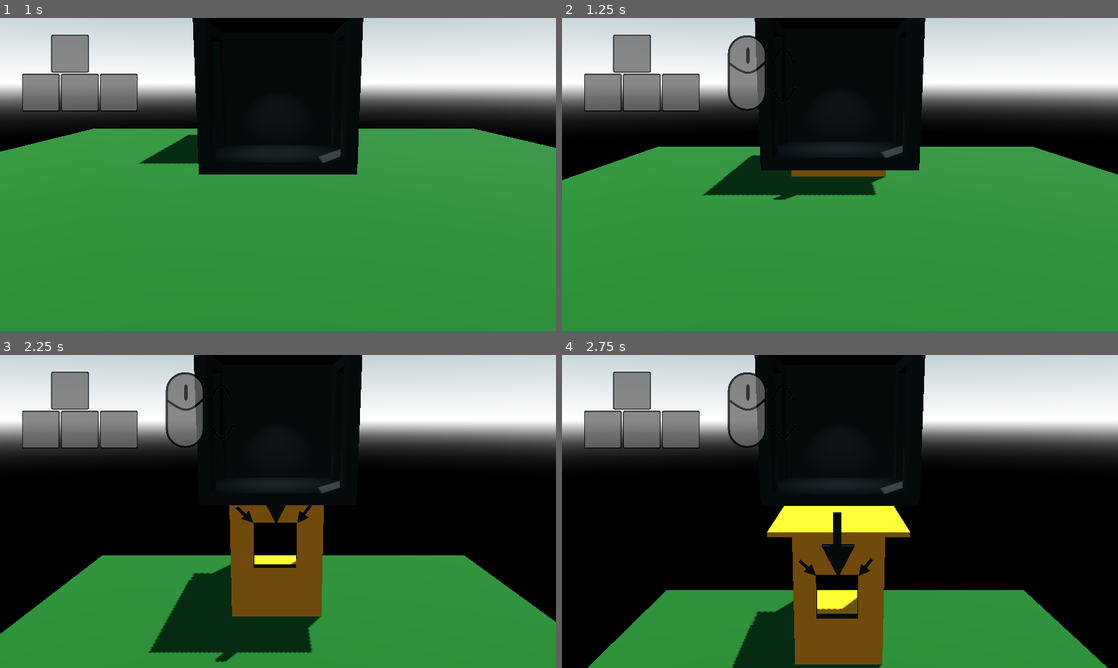
Above: before the commit, frames 1-4 (two rows, left to right).
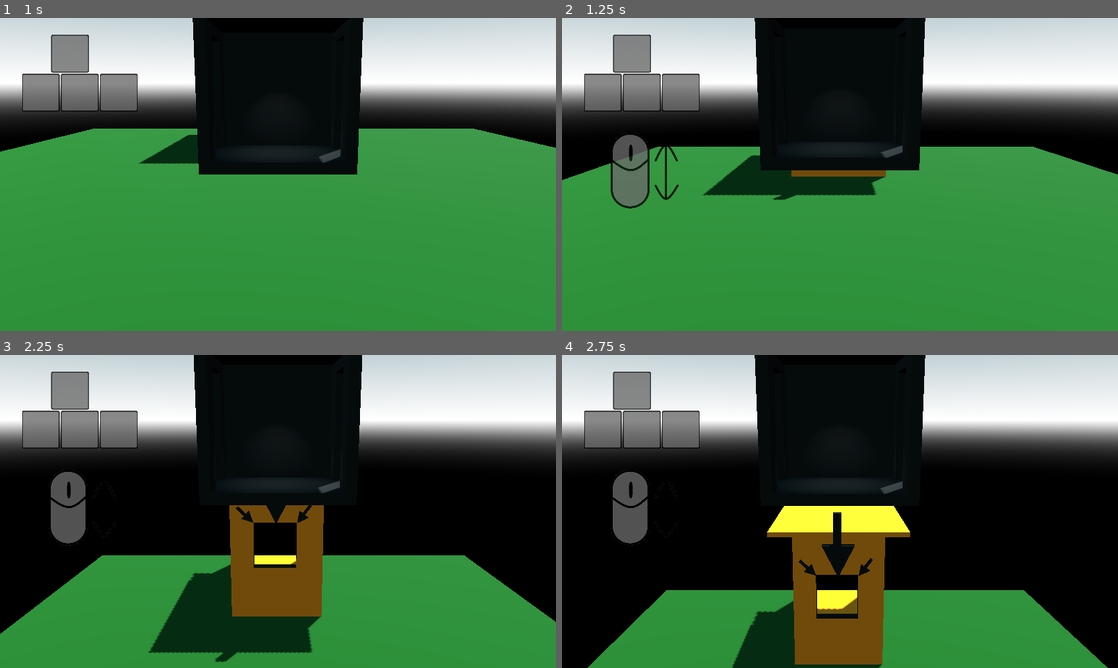
Above: after the commit, the same moments.

Repository: GriffinBaxter/Prof-Oddheart-or-How-I-Learned-to-Stop-Worrying-and-Love-the-Elevator
Game: Godot game, scene res://Scenes/main_menu.tscn
Two runs of this game, one before a commit and one after it. Both use one fixed random seed, a clock stepped at 60 frames per second and the inputs below. Sound files missing from this copy of the repository are replaced by a short silence.
Inputs (mouse positions are in pixels of both pictures, inside the frame that each line leads up to):
- Up to frame 1 (1 s): tap Enter at 0.5 s; move the mouse to (305, 174) at 0.52 s; hold W (up) from 0.53 s (still down); tap Q (drop) at 0.6 s
- Up to frame 2 (1.25 s): keep holding W (up)
- Up to frame 3 (2.25 s): keep holding W (up); move the mouse to (250, 511) at 1.27 s; tap Q (drop) at 1.35, 2.1 s; move the mouse to (289, 505) at 2.02 s
- Up to frame 4 (2.75 s): keep holding W (up)

Frame 1 is identical in both runs. In frame 2, 2.9% of the frame differs, in the area x 8-42%, y 5-61%; in frame 3, 2.6%; in frame 4, 2.6%.

Commit message:
Update mouse tooltip pos and arrow colour

Diff:
--- a/Scenes/main_menu.tscn
+++ b/Scenes/main_menu.tscn
@@ -91,10 +91,10 @@
 visible = false
 modulate = Color(0.411765, 0.411765, 0.411765, 0.784314)
 layout_mode = 0
-offset_left = 433.0
-offset_top = 31.0
-offset_right = 865.0
-offset_bottom = 460.0
+offset_left = 96.0
+offset_top = 311.0
+offset_right = 528.0
+offset_bottom = 740.0
 scale = Vector2(0.6, 0.6)
 texture = ExtResource("7_5egv6")
 
--- a/Scripts/main.gd
+++ b/Scripts/main.gd
@@ -56,7 +56,7 @@
 			)
 			arrow_down.modulate = NEUTRAL_ARROW_COLOUR
 		elif score <= min_score:
-			arrow_up.modulate = RED_ARROW_COLOUR
+			arrow_down.modulate = RED_ARROW_COLOUR
 		elif score < 0:
 			arrow_up.modulate = NEUTRAL_ARROW_COLOUR
 			arrow_down.modulate = (
